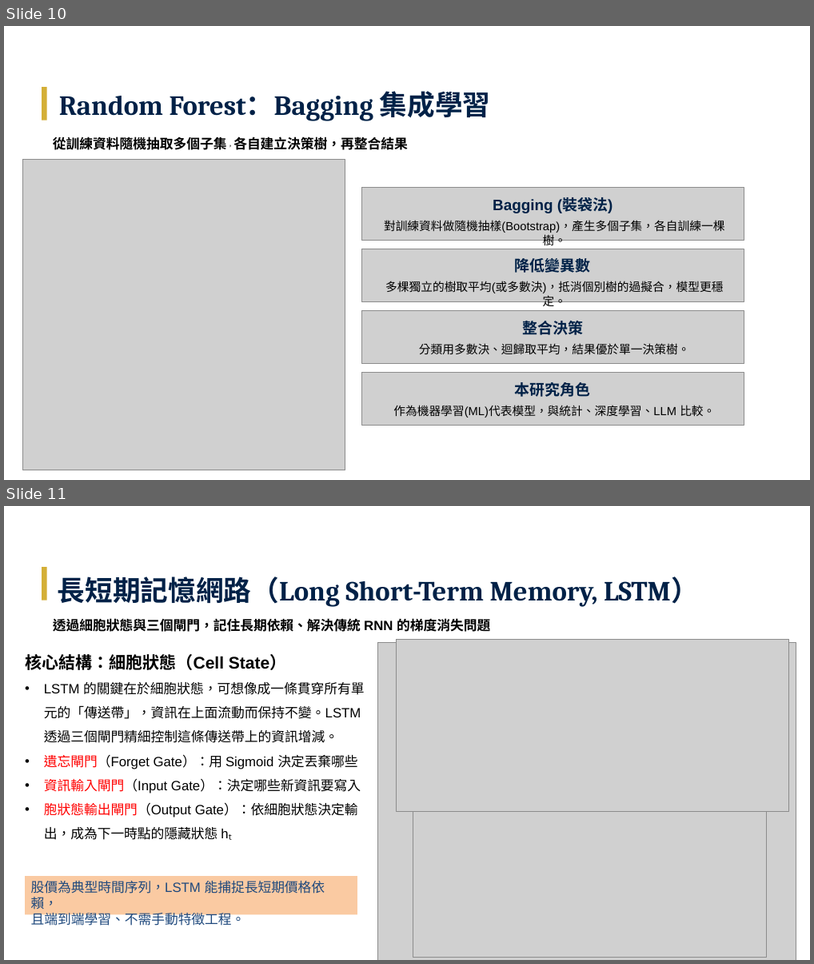
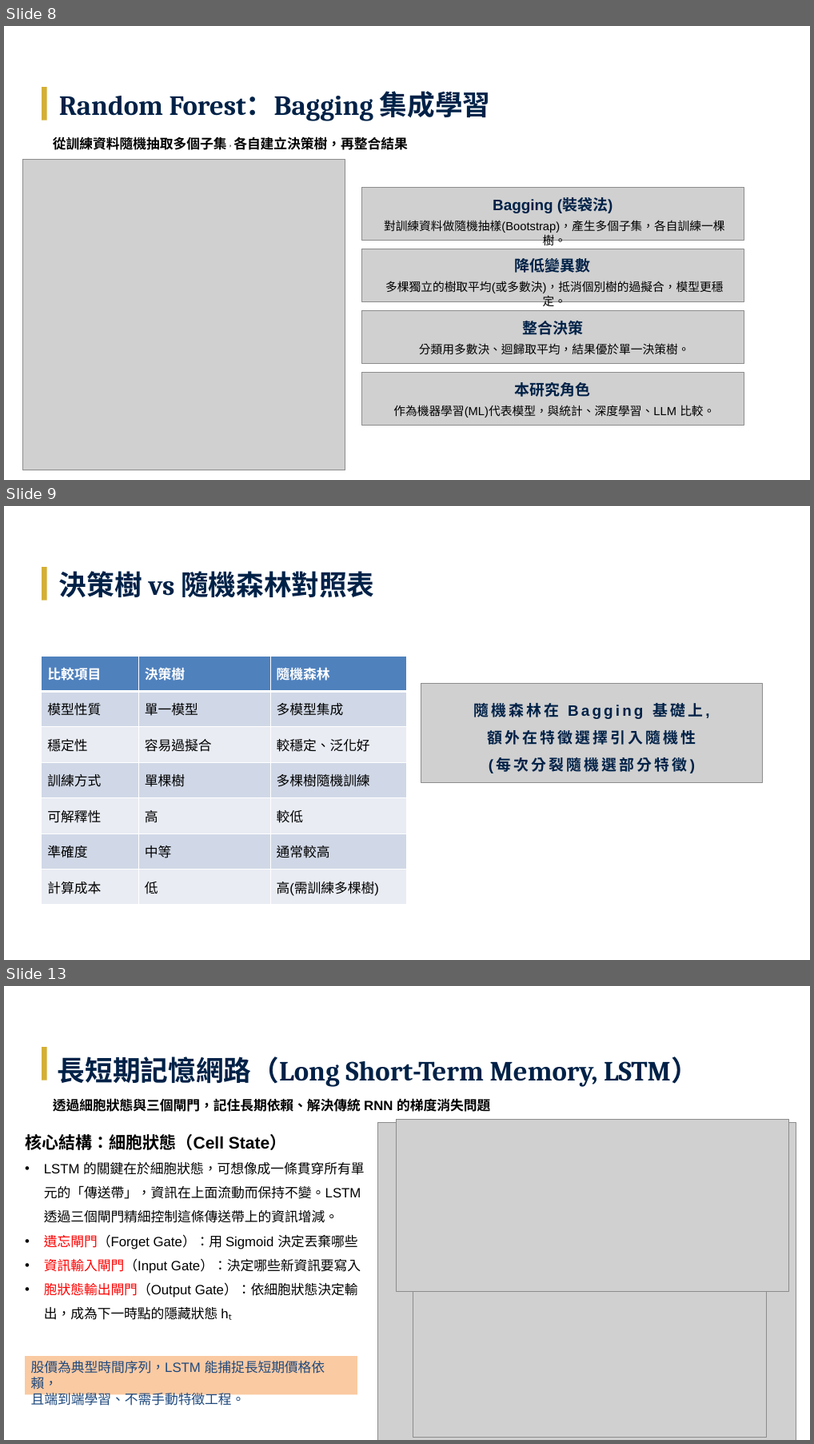
Before and after one commit to Tzu-Lin/ETF-AI-Project, a slide deck: 林子瑜-LLM_ETF_修訂四版_v20260608.pptx. Shown one above the other, each under a label of ours: slides 10 and 11 before the commit, slides 8, 9 and 13 after it; the slides between them are not shown. The pictures are 814x964 and 814x1444 pixels, drawn with LibreOffice and Linux fonts; fonts in the diff are those of the drawing; grey boxes stand for pictures. Boxes give left, top, right and bottom in pixels: in the first picture for what was removed or moved away, otherwise in the second. Text is boxed around its words. In the diff, an @@ line names an element or a change of style, - is before the commit and + after.

```diff
--- a/林子瑜-LLM_ETF_修訂四版_v20260608.pptx
+++ b/林子瑜-LLM_ETF_修訂四版_v20260608.pptx
@@ slide 9 added at box(4, 506, 810, 960), background #FFFFFF @@
@@ rectangle added at box(42, 567, 46, 600), fill #D4AF37 @@
@@ text added at box(59, 571, 375, 597), 33 pt, text #002147, bold @@
+決策樹 vs 隨機森林對照表
@@ table added at box(42, 656, 407, 904), 7 rows, 3 columns @@
+比較項目 | 決策樹 | 隨機森林
+模型性質 | 單一模型 | 多模型集成
+穩定性 | 容易過擬合 | 較穩定、泛化好
+訓練方式 | 單棵樹 | 多棵樹隨機訓練
+可解釋性 | 高 | 較低
+準確度 | 中等 | 通常較高
+計算成本 | 低 | 高(需訓練多棵樹)
@@ picture added at box(422, 684, 763, 783) @@
@@ text added at box(474, 703, 703, 772), 18 pt, text #002147, bold @@
+隨機森林在 Bagging 基礎上,
+額外在特徵選擇引入隨機性
+(每次分裂隨機選部分特徵)
@@ what was slide 10 is now slide 8 @@
@@ what was slide 11 is now slide 13 @@
```
Also in this commit, not shown: 4 slides changed, 5 other slides added, 5 slides removed.
